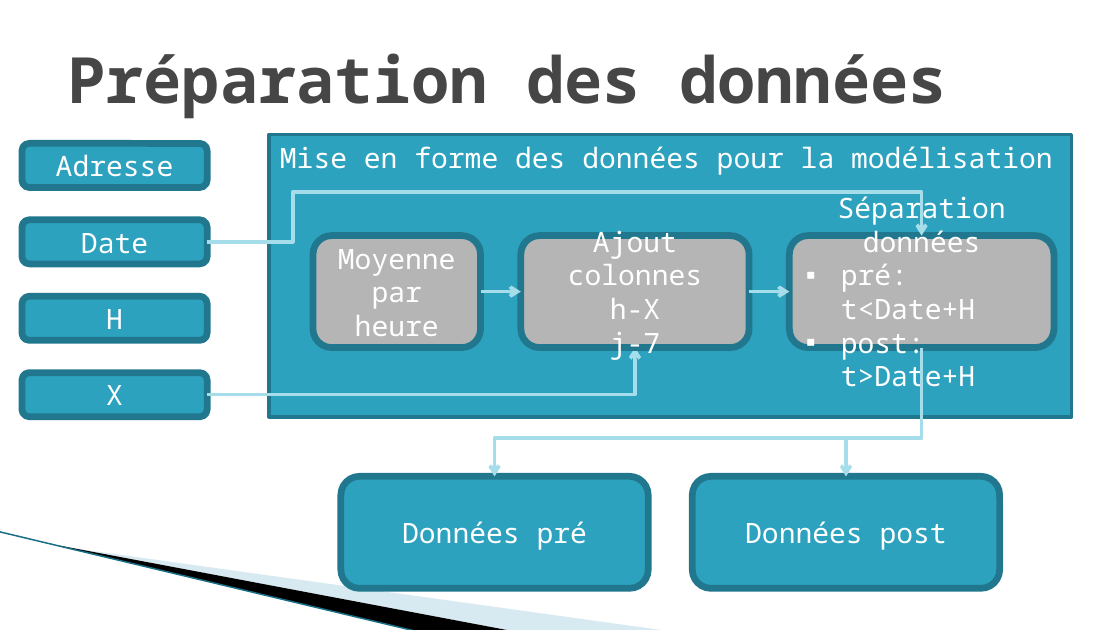
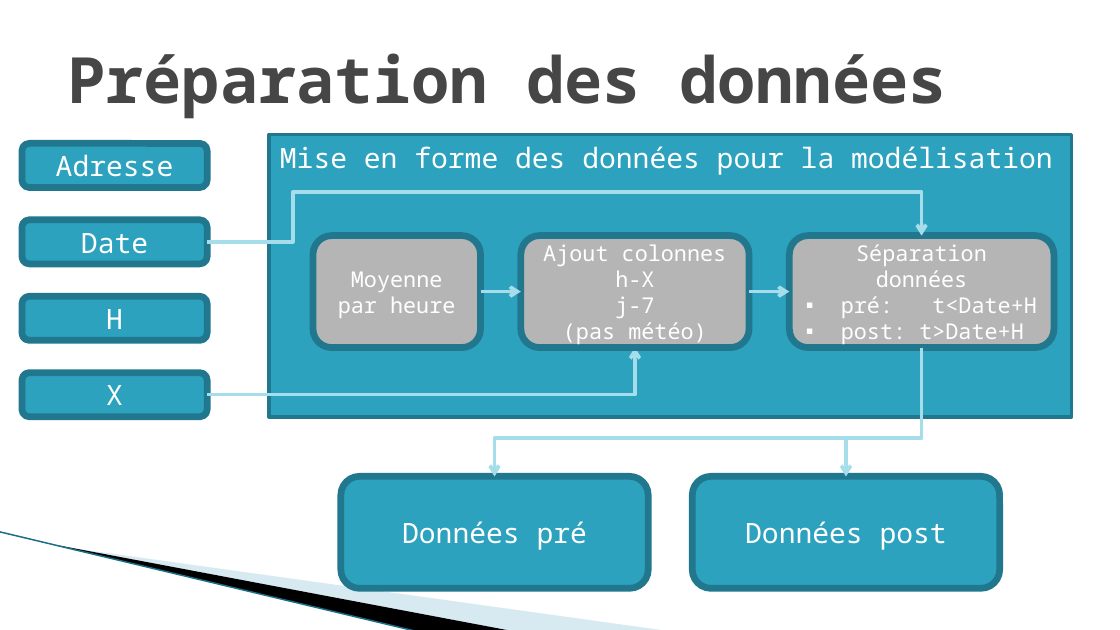
Before and after one commit to DianeBeldame/AppVelib, a slide deck: slide 10 of Presentation v0.3.pptx. Drawn at 1120x630 pixels with LibreOffice and Linux fonts; fonts in the diff are those of the drawing; background and template pictures are left out. Boxes give left, top, right and bottom in pixels: in the first picture for what was removed or moved away, otherwise in the second. Text is boxed around its words. In the diff, an @@ line names an element or a change of style, - is before the commit and + after.

```diff
--- a/Presentation v0.3.pptx
+++ b/Presentation v0.3.pptx
@@ rounded rectangle "Moyenne par heure" at box(314, 235, 482, 347): size 18 to 14 pt @@
@@ rounded rectangle "Séparation données" at box(790, 235, 1054, 347): size 18 to 14 pt @@
@@ text in rounded rectangle at box(543, 245, 727, 318): size 18 to 14 pt in "Ajout colonnes", "h-X", "j-7" @@
@@ text in rounded rectangle at box(563, 322, 706, 345): paragraph added @@
+(pas météo)
```
Also in this commit, not shown: 8 other slides changed, 2 slides added.
